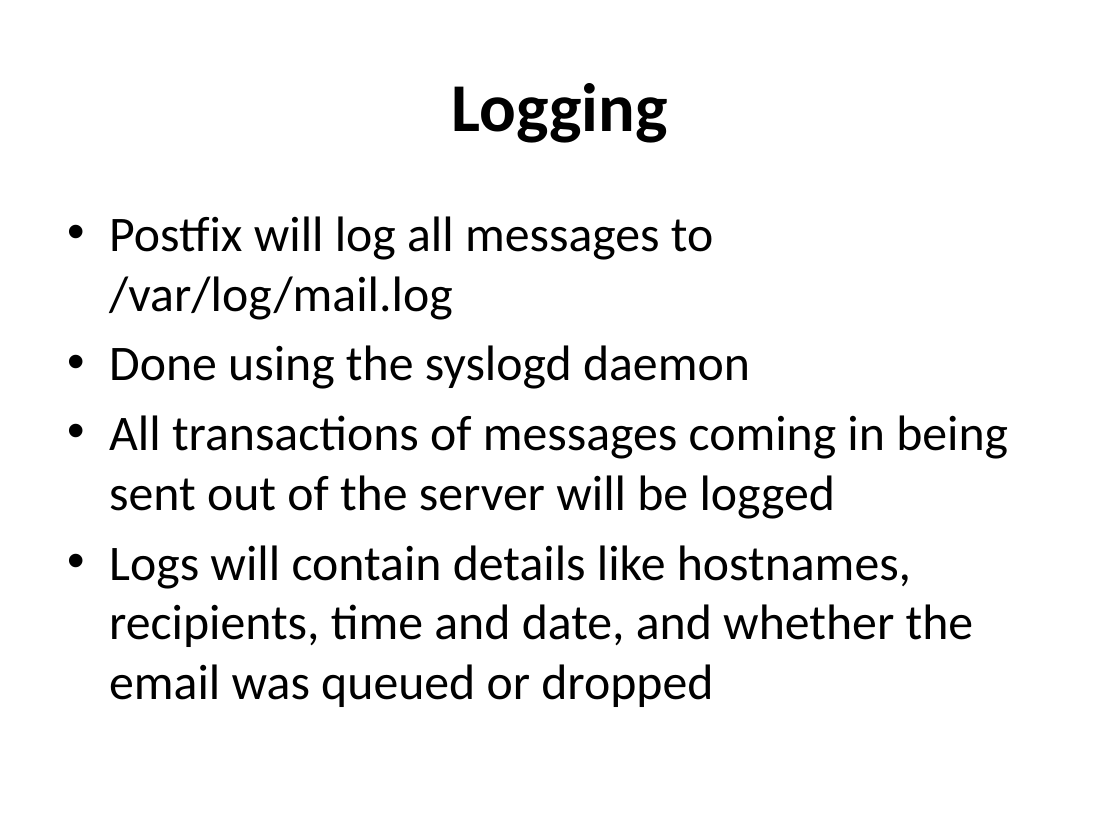
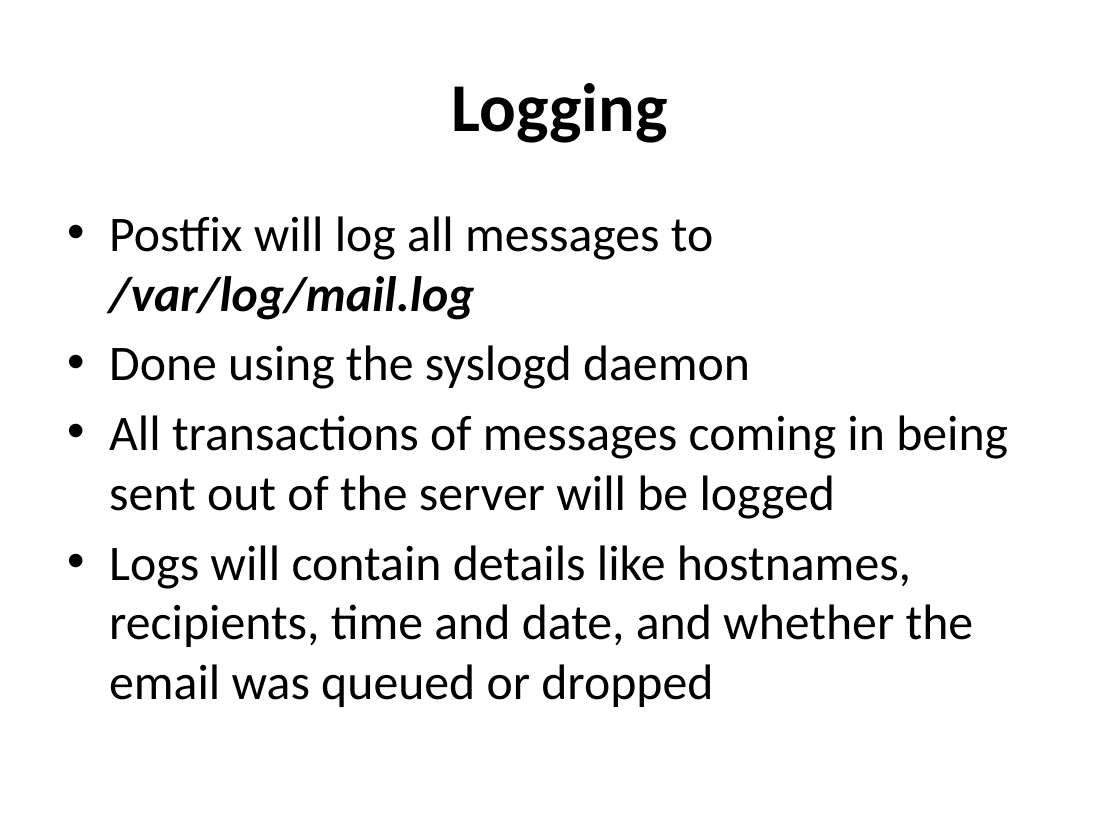
Before and after one commit to afnog/afnog.github.io, a slide deck: slide 15 of sse/postfix/postfix-mailgateway-debian.pptx (slide 26 before the commit). Drawn at 1120x840 pixels with LibreOffice and Linux fonts; fonts in the diff are those of the drawing. Boxes give left, top, right and bottom in pixels: in the first picture for what was removed or moved away, otherwise in the second. Text is boxed around its words. In the diff, an @@ line names an element or a change of style, - is before the commit and + after.

```diff
--- a/sse/postfix/postfix-mailgateway-debian.pptx
+++ b/sse/postfix/postfix-mailgateway-debian.pptx
@@ text at (109,216,713,320): bold on, italic on in "/var/log/mail.log" @@
```
Also in this commit, not shown: 10 other slides changed, 8 slides added, 3 slides removed, 30 other files.
